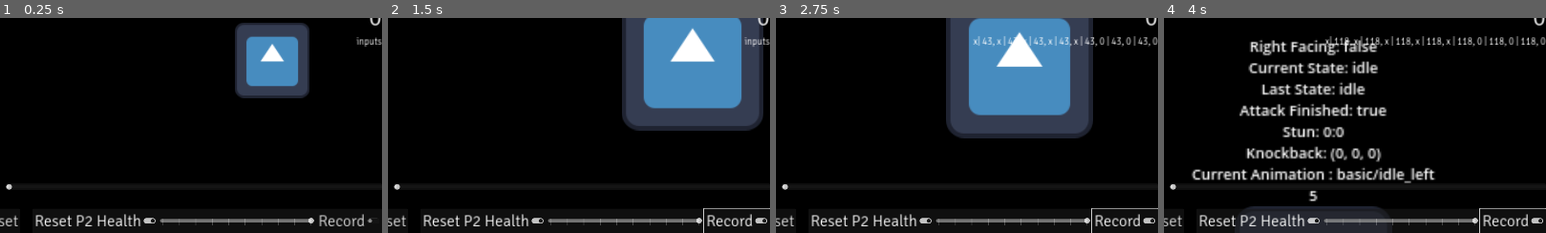
Above: before the commit, frames 1-4 (left to right).
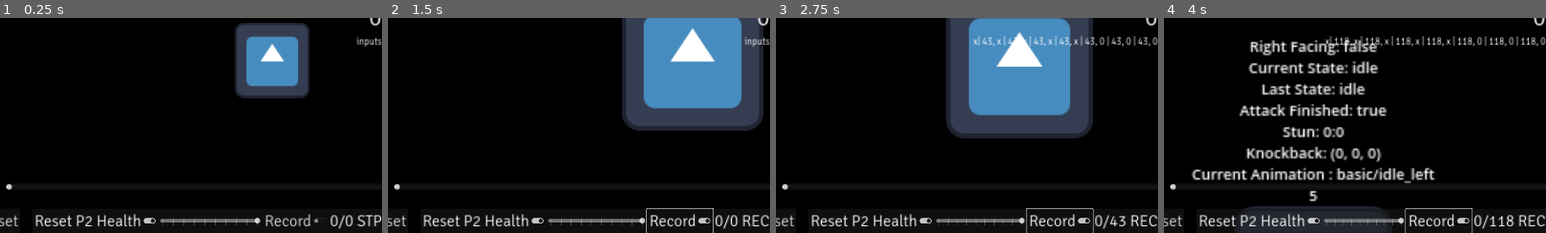
Above: after the commit, the same moments.

Repository: SHyguymoll/FightingGameEngineExampleCharacter
Game: Godot game, scene res://Test Character/TestCharacter.tscn
The game is run twice, just before and just after one commit, with the same random seed, the same clock (stepped at 60 frames per second) and the same inputs. The engine's default icon, where the game draws it, is replaced by a stand-in: a white triangle on a blue panel in a dark square.
Inputs:
- Up to frame 1 (0.25 s): no input
- Up to frame 2 (1.5 s): click "Record" at 0.5 s; hold D (first_right) from 1.28 s (still down); tap I (training_replay, bound only after the commit) at 1.35 s
- Up to frame 3 (2.75 s): release D (first_right) at 2.03 s; hold S (first_down) from 2.03 s (still down); tap I (training_replay, bound only after the commit) at 2.1 s
- Up to frame 4 (4 s): release S (first_down) at 2.78 s; hold D (first_right) 2.78-3.53 s; tap I (training_replay, bound only after the commit) at 2.85, 3.6 s; hold W (first_up) from 3.53 s (still down)
The pictures show only the part of the screen within x 50-100%, y 50-100%; the shares and areas given below are measured in that part.

The runs differ from the first frame. In frame 1, 1.1% of the frame differs, in the area x 45-100%, y 91-99%; in frame 2, 1.4%; in frame 3, 1.4%; in frame 4, 1.5%, in the area x 44-100%, y 88-100%.

Commit message:
initial recording system before bug testing

Diff:
--- a/GodotGuy/scenes/GodotGuy.tscn
+++ b/GodotGuy/scenes/GodotGuy.tscn
@@ -3678,21 +3678,21 @@
 monitorable = false
 
 [node name="HurtboxShape" type="CollisionShape3D" parent="Hurtbox"]
-transform = Transform3D(1, 0, 0, 0, 1, 0, 0, 0, 1, 0, -1.007, 0)
-shape = ExtResource("2_ahw0y")
+transform = Transform3D(1, 0, 0, 0, 1, 0, 0, 0, 1, 0, -0.642, 0)
+shape = ExtResource("3_8q5n8")
+disabled = true
 
 [node name="Node3D" type="Node3D" parent="."]
 transform = Transform3D(1, 0, 0, 0, 1, 0, 0, 0, 1, -0.273207, 0.781501, 0)
 
 [node name="SpriteMain" type="Sprite3D" parent="."]
-transform = Transform3D(1, 0, 0, 0, 0.776615, 0, 0, 0, 1, 0, 0.529186, 0)
+transform = Transform3D(1, 0, 0, 0, 1, 0, 0, 0, 1, 0, 0.67, 0)
 rotation_edit_mode = 1
 no_depth_test = true
 texture = ExtResource("14_03fpi")
 
 [node name="SpriteAttack" type="Sprite3D" parent="."]
-transform = Transform3D(0.212501, 0, 0, 0, 0.475225, 0, 0, 0, 1, 0.236201, 0.344891, 0.04)
-visible = false
+transform = Transform3D(0.302649, 0, 0, 0, 0.302649, 0, 0, 0, 1, -0.647207, 0.728664, 0.04)
 no_depth_test = true
 texture = ExtResource("14_03fpi")
 
--- a/GodotGuy/scenes/ProjectileStraight.tscn
+++ b/GodotGuy/scenes/ProjectileStraight.tscn
@@ -29,30 +29,6 @@
 "transitions": PackedFloat32Array(1, 1),
 "update": 0,
 "values": [Color(0, 1, 1, 1), Color(0, 1, 1, 0)]
-}
-
-[sub_resource type="Animation" id="Animation_33uao"]
-resource_name = "start"
-length = 0.266669
-step = 0.0166667
-tracks/0/type = "scale_3d"
-tracks/0/imported = false
-tracks/0/enabled = true
-tracks/0/path = NodePath("Sprite3D")
-tracks/0/interp = 1
-tracks/0/loop_wrap = true
-tracks/0/keys = PackedFloat32Array(0, 1, 1.44575, 1.44575, 1.003, 0.266667, 1, 1, 1, 1)
-tracks/1/type = "value"
-tracks/1/imported = false
-tracks/1/enabled = true
-tracks/1/path = NodePath("Sprite3D:modulate")
-tracks/1/interp = 1
-tracks/1/loop_wrap = true
-tracks/1/keys = {
-"times": PackedFloat32Array(0, 0.266667),
-"transitions": PackedFloat32Array(1, 1),
-"update": 0,
-"values": [Color(0, 1, 1, 0), Color(0, 1, 1, 1)]
 }
 
 [sub_resource type="Animation" id="Animation_74a68"]
@@ -117,6 +93,30 @@
 "values": [Color(0, 1, 1, 1), Color(0, 1, 1, 0.431373), Color(0, 1, 1, 1)]
 }
 
+[sub_resource type="Animation" id="Animation_33uao"]
+resource_name = "start"
+length = 0.266669
+step = 0.0166667
+tracks/0/type = "scale_3d"
+tracks/0/imported = false
+tracks/0/enabled = true
+tracks/0/path = NodePath("Sprite3D")
+tracks/0/interp = 1
+tracks/0/loop_wrap = true
+tracks/0/keys = PackedFloat32Array(0, 1, 1.44575, 1.44575, 1.003, 0.266667, 1, 1, 1, 1)
+tracks/1/type = "value"
+tracks/1/imported = false
+tracks/1/enabled = true
+tracks/1/path = NodePath("Sprite3D:modulate")
+tracks/1/interp = 1
+tracks/1/loop_wrap = true
+tracks/1/keys = {
+"times": PackedFloat32Array(0, 0.266667),
+"transitions": PackedFloat32Array(1, 1),
+"update": 0,
+"values": [Color(0, 1, 1, 0), Color(0, 1, 1, 1)]
+}
+
 [sub_resource type="AnimationLibrary" id="AnimationLibrary_vwb2q"]
 _data = {
 "end": SubResource("Animation_k5wla"),
--- a/Test Character/Game.gd
+++ b/Test Character/Game.gd
@@ -37,7 +37,10 @@
 var p1_health_reset : float
 var p2_health_reset : float
 
-var player_record_buffer := {}
+var player_record_buffer := []
+var record_buffer_current := 0
+var record := false
+var replay := false
 
 #required variables and methods from Game.gd
 @export var camera_mode = 0
@@ -96,6 +99,9 @@
 		$HUD/P2Stats/State.text += " : " + p2.current_attack
 	$HUD/HealthAndTime/P2Group/NameAndPosVel/PosVel.text = str(p2.position) + "\n" + str(p2.velocity)
 	$HUD/P2Stats/Combo.text = str(p2_combo)
+
+	# training
+	$HUD/TrainingModeControls/P2Controls/HBoxContainer/RecordStatus.text = "%s/%s %s" % [record_buffer_current, len(player_record_buffer), "PLY" if replay else ("REC" if record else "STP")]
 
 func init_fighters():
 	for i in range(p1.BUTTONCOUNT):
@@ -313,17 +319,35 @@
 	for button in range(p2.BUTTONCOUNT):
 		p2_buttons[button + 4] = Input.is_action_pressed("second_button" + str(button))
 
+	if record:
+		player_record_buffer.append(p2_buttons)
+
+	if not record and not replay and Input.is_action_just_pressed("training_replay"):
+		replay = true
+
 	if generate_prior_input_hash(p1_inputs) != generate_current_input_hash(p1_buttons, p1.BUTTONCOUNT):
 		create_new_input_set(p1_inputs, p1_buttons)
 		p1_input_index += 1
 	else:
 		increment_inputs(p1_inputs)
 
-	if generate_prior_input_hash(p2_inputs) != generate_current_input_hash(p2_buttons, p2.BUTTONCOUNT):
-		create_new_input_set(p2_inputs, p2_buttons)
-		p2_input_index += 1
+	if replay and record_buffer_current == len(player_record_buffer):
+		replay = false
+		record_buffer_current = 0
+
+	if not replay:
+		if generate_prior_input_hash(p2_inputs) != generate_current_input_hash(p2_buttons, p2.BUTTONCOUNT):
+			create_new_input_set(p2_inputs, p2_buttons)
+			p2_input_index += 1
+		else:
+			increment_inputs(p2_inputs)
 	else:
-		increment_inputs(p2_inputs)
+		if generate_prior_input_hash(p2_inputs) != generate_current_input_hash(player_record_buffer[record_buffer_current], p2.BUTTONCOUNT):
+			create_new_input_set(p2_inputs, player_record_buffer[record_buffer_current])
+			p2_input_index += 1
+			record_buffer_current += 1
+		else:
+			increment_inputs(p2_inputs)
 
 func create_dummy_buffer(button_count : int):
 	var dummy_buffer = {
@@ -463,9 +487,9 @@
 
 func _on_record_toggled(toggled_on):
 	if toggled_on:
-		pass
-	else:
-		pass
+		player_record_buffer.clear()
+		record_buffer_current = 0
+	record = toggled_on
 
 func _on_reset_button_up():
 	get_tree().reload_current_scene()
--- a/Test Character/TestCharacter.tscn
+++ b/Test Character/TestCharacter.tscn
@@ -256,6 +256,12 @@
 theme = ExtResource("9_agrsw")
 text = "Record"
 
+[node name="RecordStatus" type="Label" parent="HUD/TrainingModeControls/P2Controls/HBoxContainer"]
+layout_mode = 2
+theme = ExtResource("9_agrsw")
+text = "9/9 STP"
+horizontal_alignment = 2
+
 [node name="TrainingModeControlsSpecial" type="HBoxContainer" parent="HUD"]
 anchors_preset = 12
 anchor_top = 1.0
--- a/project.godot
+++ b/project.godot
@@ -158,6 +158,12 @@
 , Object(InputEventJoypadMotion,"resource_local_to_scene":false,"resource_name":"","device":0,"axis":5,"axis_value":1.0,"script":null)
 ]
 }
+training_replay={
+"deadzone": 0.5,
+"events": [Object(InputEventKey,"resource_local_to_scene":false,"resource_name":"","device":0,"window_id":0,"alt_pressed":false,"shift_pressed":false,"ctrl_pressed":false,"meta_pressed":false,"pressed":false,"keycode":0,"physical_keycode":73,"key_label":0,"unicode":0,"echo":false,"script":null)
+, Object(InputEventJoypadButton,"resource_local_to_scene":false,"resource_name":"","device":0,"button_index":9,"pressure":0.0,"pressed":true,"script":null)
+]
+}
 second_left={
 "deadzone": 0.5,
 "events": [Object(InputEventKey,"resource_local_to_scene":false,"resource_name":"","device":-1,"window_id":0,"alt_press …(182 unchanged characters)…
@@ -216,23 +222,6 @@
 "deadzone": 0.5,
 "events": [Object(InputEventKey,"resource_local_to_scene":false,"resource_name":"","device":-1,"window_id":0,"alt_press …(183 unchanged characters)…
 , Object(InputEventJoypadMotion,"resource_local_to_scene":false,"resource_name":"","device":1,"axis":5,"axis_value":1.0,"script":null)
-]
-}
-debug_hurt_weak={
-"deadzone": 0.5,
-"events": [Object(InputEventKey,"resource_local_to_scene":false,"resource_name":"","device":-1,"window_id":0,"alt_pressed":false,"shift_pressed":false,"ctrl_pressed":false,"meta_pressed":false,"pressed":false,"keycode":0,"physical_keycode":71,"key_label":0,"unicode":103,"echo":false,"script":null)
-, Object(InputEventJoypadButton,"resource_local_to_scene":false,"resource_name":"","device":-1,"button_index":9,"pressure":0.0,"pressed":true,"script":null)
-]
-}
-debug_hurt_knockdown={
-"deadzone": 0.5,
-"events": [Object(InputEventKey,"resource_local_to_scene":false,"resource_name":"","device":-1,"window_id":0,"alt_pressed":false,"shift_pressed":false,"ctrl_pressed":false,"meta_pressed":false,"pressed":false,"keycode":0,"physical_keycode":72,"key_label":0,"unicode":104,"echo":false,"script":null)
-, Object(InputEventJoypadMotion,"resource_local_to_scene":false,"resource_name":"","device":-1,"axis":4,"axis_value":1.0,"script":null)
-]
-}
-debug_hurt_bounce={
-"deadzone": 0.5,
-"events": [Object(InputEventKey,"resource_local_to_scene":false,"resource_name":"","device":-1,"window_id":0,"alt_pressed":false,"shift_pressed":false,"ctrl_pressed":false,"meta_pressed":false,"pressed":false,"keycode":0,"physical_keycode":74,"key_label":0,"unicode":106,"echo":false,"script":null)
 ]
 }
 
